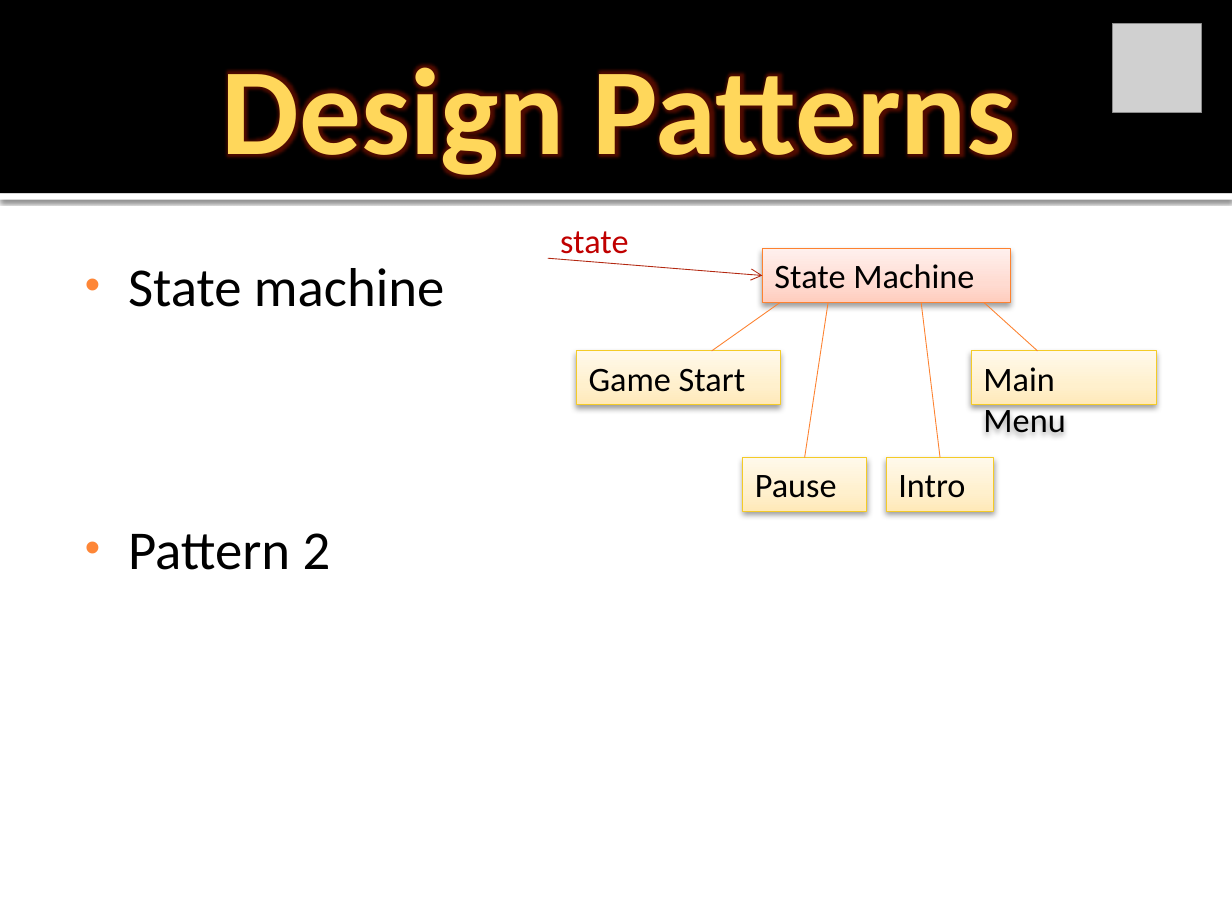
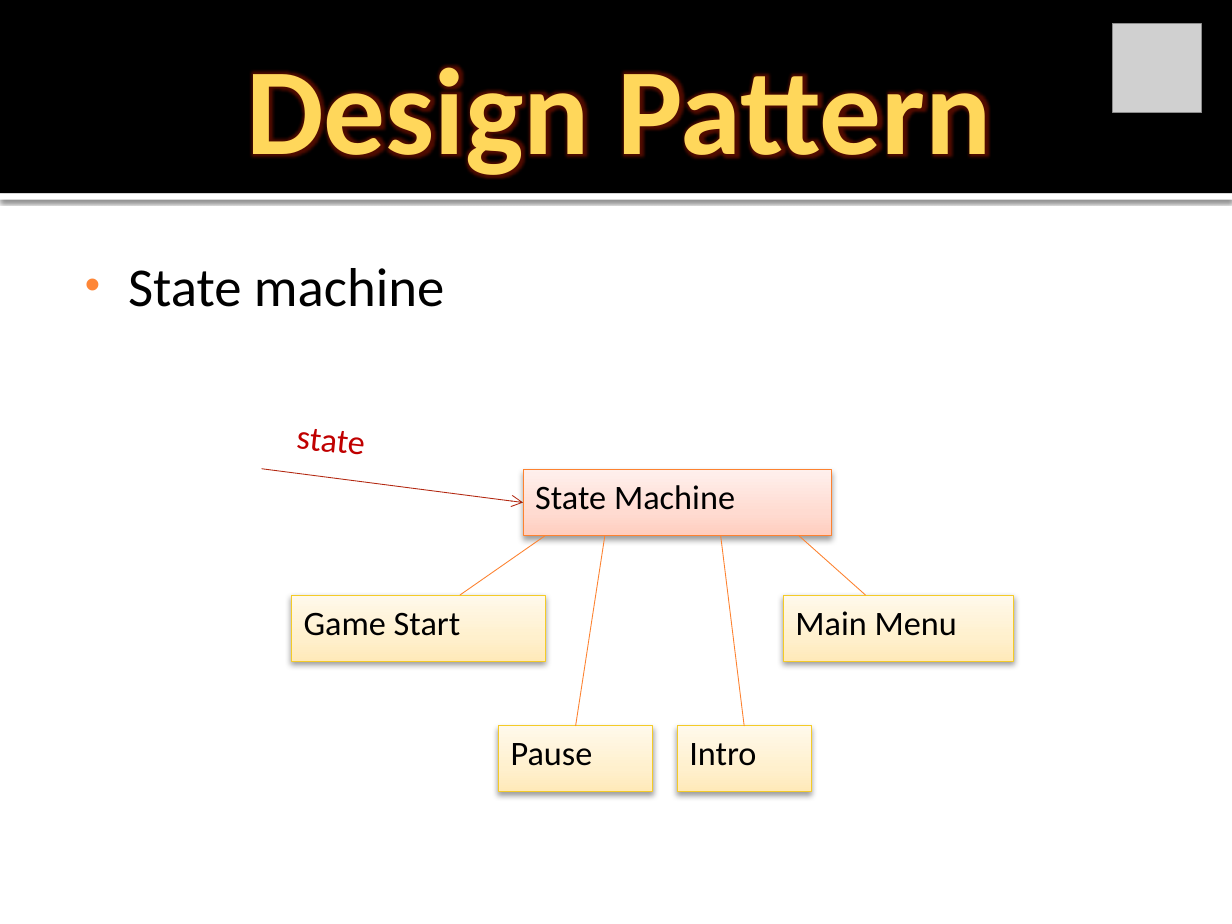
Before and after one commit to Krasen007/MonoBomber, a slide deck: slide 7 of gdd.pptx. Drawn at 1232x924 pixels with LibreOffice and Linux fonts; fonts in the diff are those of the drawing; grey boxes stand for pictures. Boxes give left, top, right and bottom in pixels: in the first picture for what was removed or moved away, otherwise in the second. Text is boxed around its words. In the diff, an @@ line names an element or a change of style, - is before the commit and + after.

Commit message:
gdd done

```diff
--- a/gdd.pptx
+++ b/gdd.pptx
@@ text at (246,66,991,178): text changed @@
-Design Patterns
+Design Pattern
@@ text "state": place and size @@
-text "state" at (560,231,628,262)
+text "state" at (296,429,364,455)
@@ text "state" at (296,429,364,455): rotation 0 to 6 degrees @@
@@ arrow moved from (548, 259) - (763, 276) to (261, 468) - (524, 503) @@
@@ rectangle "State Machine": place and size @@
-rectangle "State Machine" at (763,249,1010,303)
+rectangle "State Machine" at (524,469,832,536)
@@ text at (128,533,331,570): paragraph removed @@
-• Pattern 2
@@ line moved from (780, 303) - (712, 351) to (546, 536) - (460, 595) @@
@@ line moved from (828, 303) - (804, 457) to (605, 536) - (575, 726) @@
@@ line moved from (922, 303) - (940, 457) to (721, 536) - (744, 726) @@
@@ line moved from (984, 303) - (1037, 351) to (798, 536) - (865, 595) @@
@@ rectangle "Game Start": place and size @@
-rectangle "Game Start" at (577,351,780,405)
+rectangle "Game Start" at (292,595,546,662)
@@ rectangle "Main Menu": place and size @@
-rectangle "Main Menu" at (971,351,1156,405)
+rectangle "Main Menu" at (784,595,1014,662)
@@ rectangle "Pause": place and size @@
-rectangle "Pause" at (743,457,867,511)
+rectangle "Pause" at (499,726,653,792)
@@ rectangle "Intro": place and size @@
-rectangle "Intro" at (886,457,993,511)
+rectangle "Intro" at (678,726,812,792)
```
Also in this commit, not shown: 3 other slides changed.
